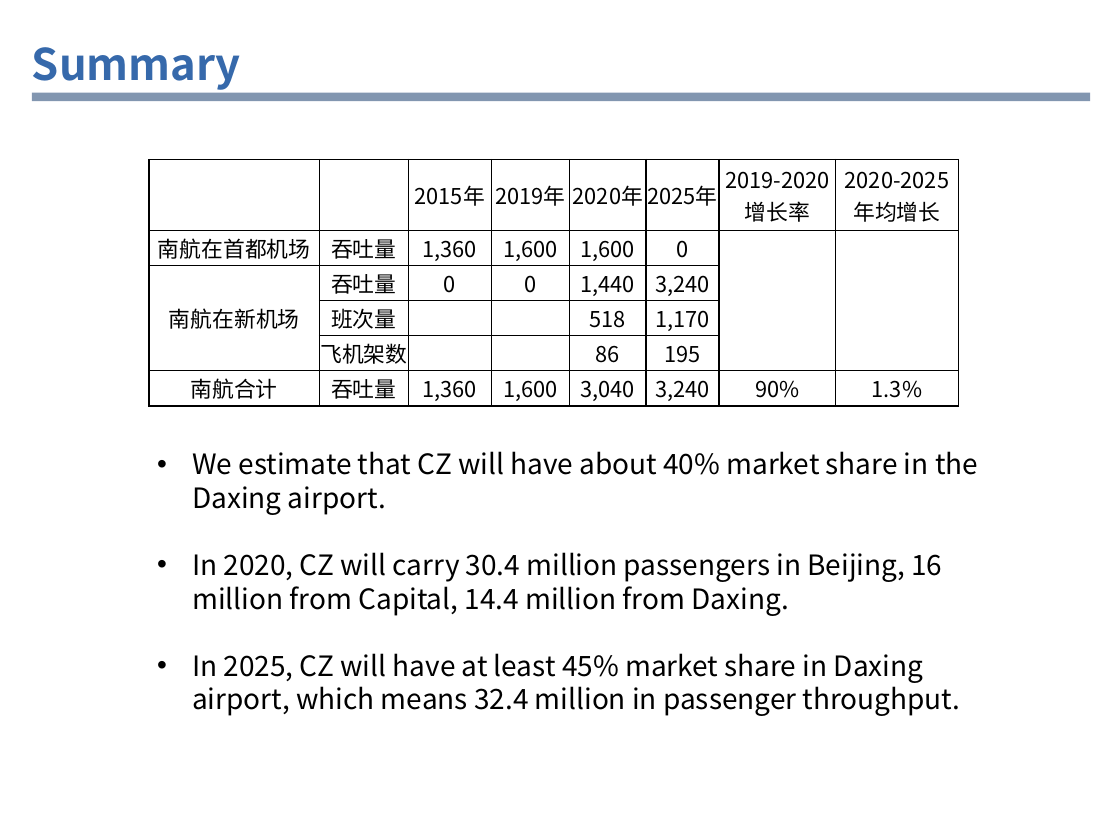
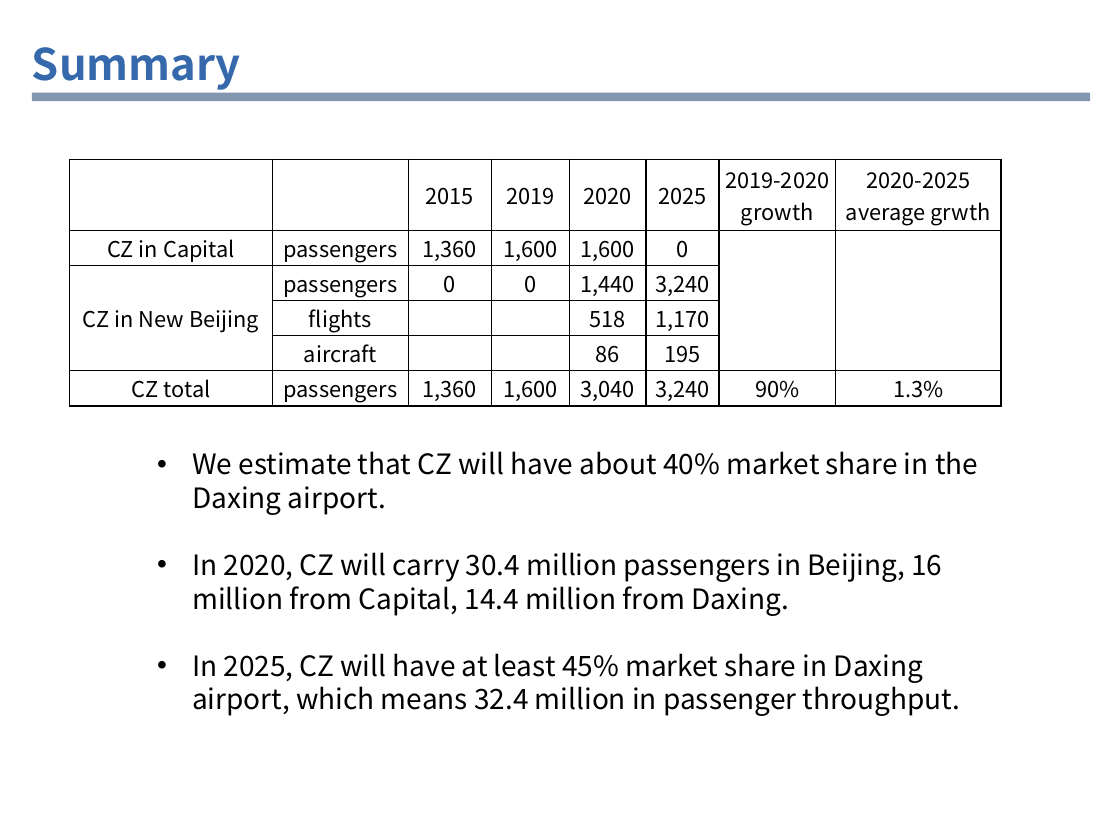
Before and after one commit to iamraulfans/delta, a slide deck: slide 10 of 达美交流网络规划部分Eng20160918.pptx. Drawn at 1120x840 pixels with LibreOffice and Linux fonts; fonts in the diff are those of the drawing; background and template pictures are left out. Boxes give left, top, right and bottom in pixels: in the first picture for what was removed or moved away, otherwise in the second. Text is boxed around its words. In the diff, an @@ line names an element or a change of style, - is before the commit and + after.

```diff
--- a/达美交流网络规划部分Eng20160918.pptx
+++ b/达美交流网络规划部分Eng20160918.pptx
@@ table at (x1=69, y1=159, x2=1000, y2=407) @@
-row 1:  |  | 2015年 | 2019年 | 2020年 | 2025年 | 2019-2020增长率 | 2020-2025年均增长
+row 1:  |  | 2015 | 2019 | 2020 | 2025 | 2019-2020 growth | 2020-2025 average grwth
-row 2, column 1: 南航在首都机场
+row 2, column 1: CZ in Capital
-row 2, column 2: 吞吐量
+row 2, column 2: passengers
-row 4, column 1: 南航在新机场
+row 4, column 1: CZ in New Beijing
-row 4, column 2: 吞吐量
+row 4, column 2: passengers
-row 6, column 2: 班次量
+row 6, column 2: flights
-row 8, column 2: 飞机架数
+row 8, column 2: aircraft
-row 10, column 1: 南航合计
+row 10, column 1: CZ total
-row 10, column 2: 吞吐量
+row 10, column 2: passengers
@@ table resized from (x1=149, y1=159, x2=956, y2=405) to (x1=69, y1=159, x2=1000, y2=407) @@
```
Also in this commit, not shown: 7 other slides changed.
